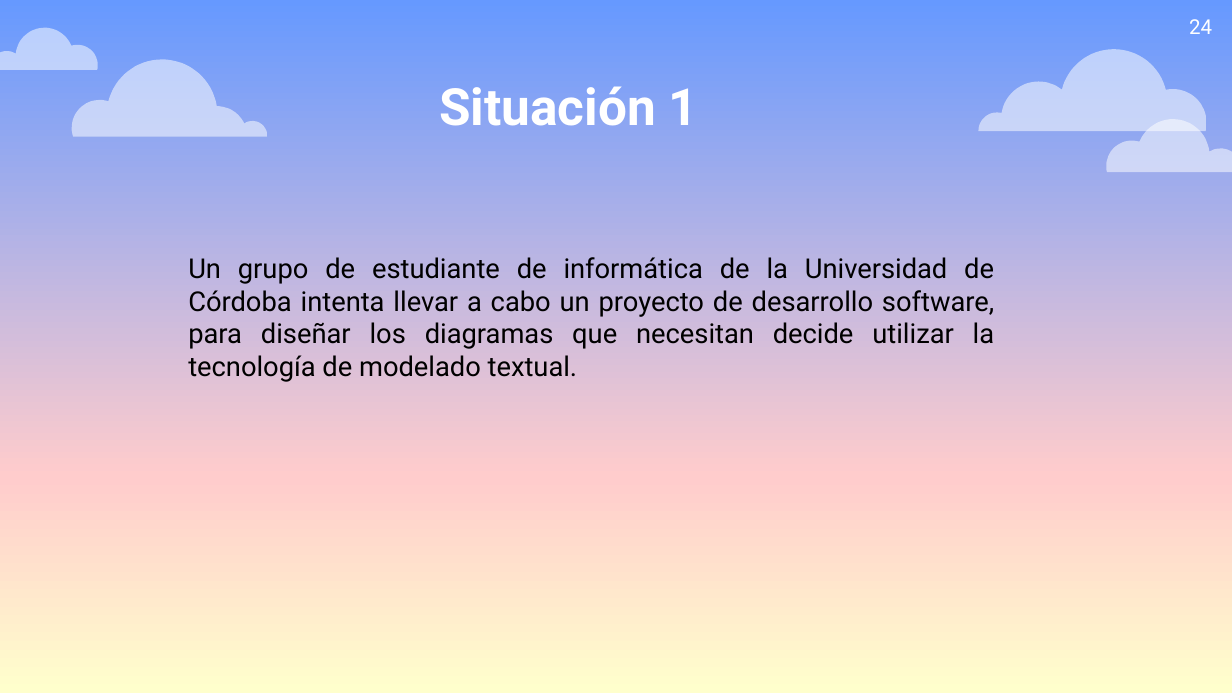
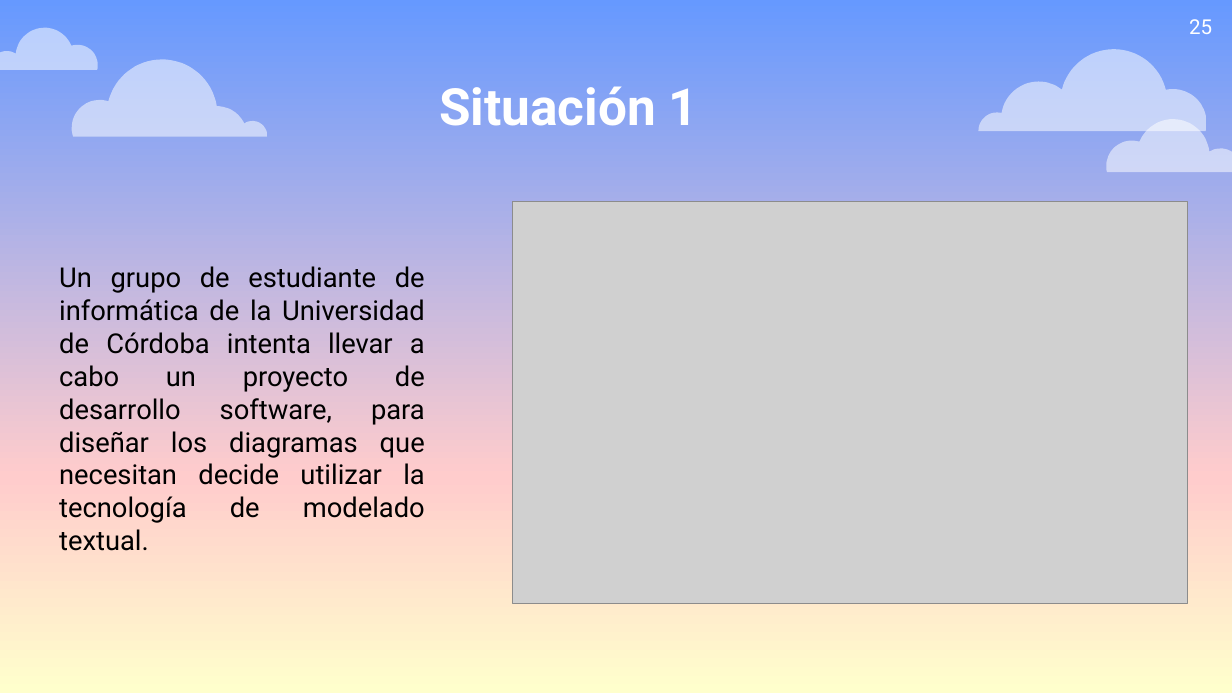
Before and after one commit to vizquierdouah/TG2, a slide deck: slide 25 of TG2_final.pptx (slide 24 before the commit). Drawn at 1232x693 pixels with LibreOffice and Linux fonts; fonts in the diff are those of the drawing; grey boxes stand for pictures. Boxes give left, top, right and bottom in pixels: in the first picture for what was removed or moved away, otherwise in the second. Text is boxed around its words. In the diff, an @@ line names an element or a change of style, - is before the commit and + after.

Commit message:
Presentación Final TG2

```diff
--- a/TG2_final.pptx
+++ b/TG2_final.pptx
@@ page number at [1189, 19, 1212, 34]: text changed @@
-24
+25
@@ picture added at [513, 201, 1188, 604] @@
@@ text "Un grupo de estudiante de ..." rewrapped from [188, 257, 995, 382] to [59, 266, 425, 551] @@
```
Also in this commit, not shown: 3 other slides changed, 2 slides added, 1 slide removed.
